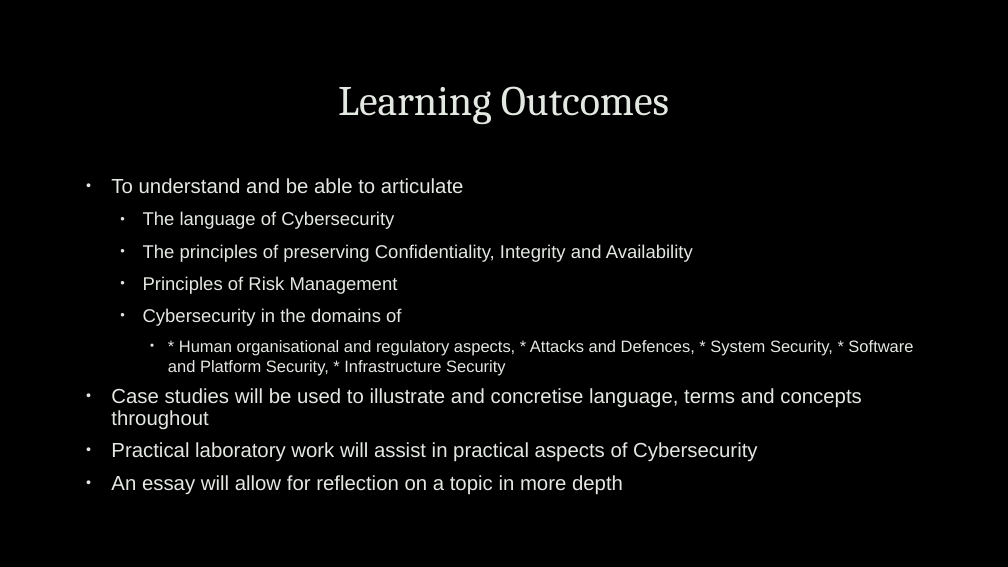
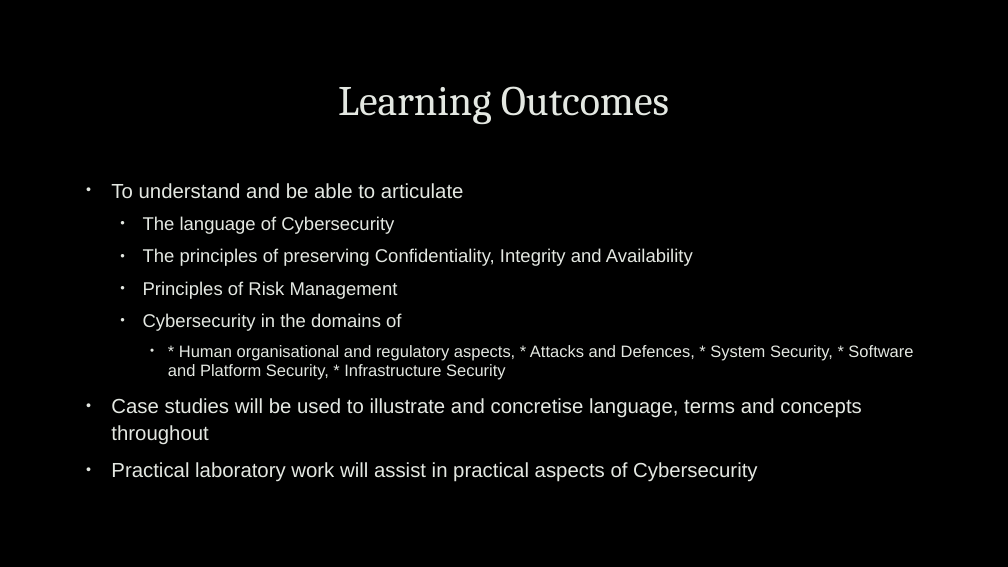
Before and after one commit to uwacsp/cits1003, a slide deck: slide 12 of Lectures/CITS1003-1 Overview.pptx. Drawn at 1008x567 pixels with LibreOffice and Linux fonts; fonts in the diff are those of the drawing; background and template pictures are left out. Boxes give left, top, right and bottom in pixels: in the first picture for what was removed or moved away, otherwise in the second. Text is boxed around its words. In the diff, an @@ line names an element or a change of style, - is before the commit and + after.

Commit message:
Updated lectures 1 and 2

```diff
--- a/Lectures/CITS1003-1 Overview.pptx
+++ b/Lectures/CITS1003-1 Overview.pptx
@@ text at (111, 183, 861, 482): line spacing 0.9 to 1.1 @@
@@ text at (111, 475, 623, 495): paragraph removed @@
-• An essay will allow for reflection on a topic in more depth
```
Also in this commit, not shown: 2 other files.
